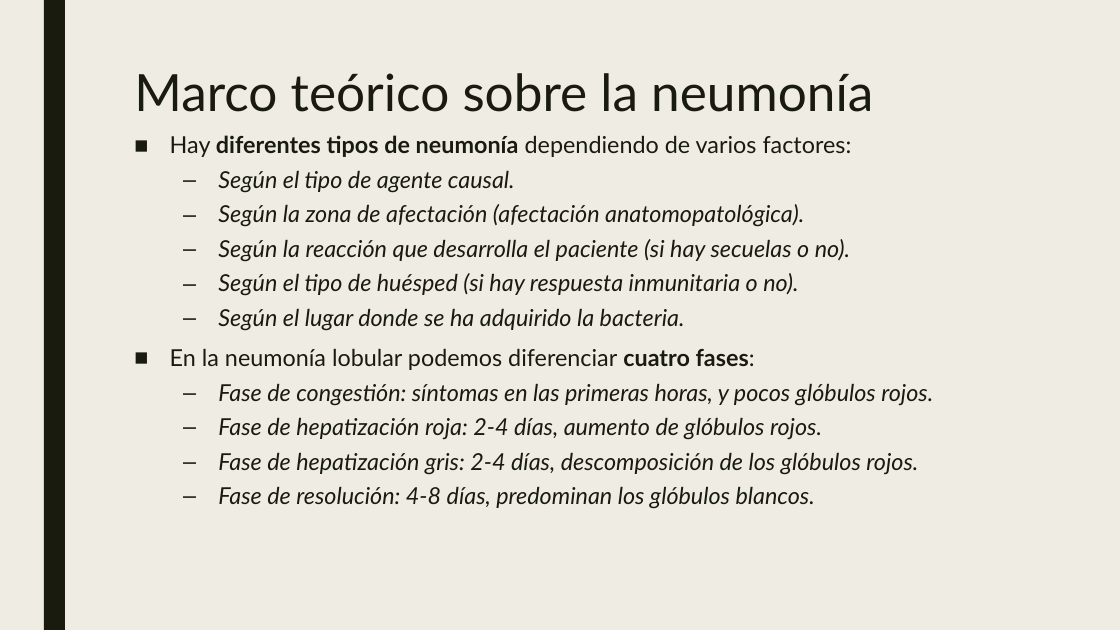
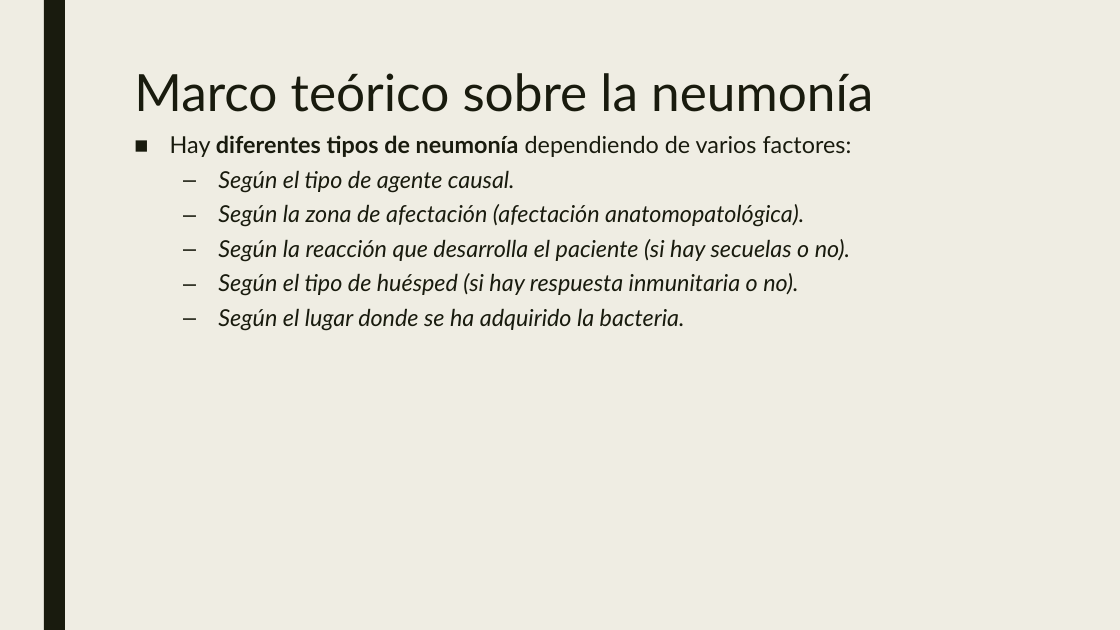
Before and after one commit to mariousm/Pneumonia-Detection, a slide deck: slide 5 of doc/presentacoin1.pptx. Drawn at 1120x630 pixels with LibreOffice and Linux fonts; fonts in the diff are those of the drawing. Boxes give left, top, right and bottom in pixels: in the first picture for what was removed or moved away, otherwise in the second. Text is boxed around its words. In the diff, an @@ line names an element or a change of style, - is before the commit and + after.

```diff
--- a/doc/presentacoin1.pptx
+++ b/doc/presentacoin1.pptx
@@ text at (170,348,933,509): paragraphs removed @@
-■ En la neumonía lobular podemos diferenciar cuatro fases:
-  – Fase de congestión: síntomas en las primeras horas, y pocos glóbulos rojos.
-  – Fase de hepatización roja: 2-4 días, aumento de glóbulos rojos.
-  – Fase de hepatización gris: 2-4 días, descomposición de los glóbulos rojos.
-  – Fase de resolución: 4-8 días, predominan los glóbulos blancos.
```
Also in this commit, not shown: 6 other slides changed.
